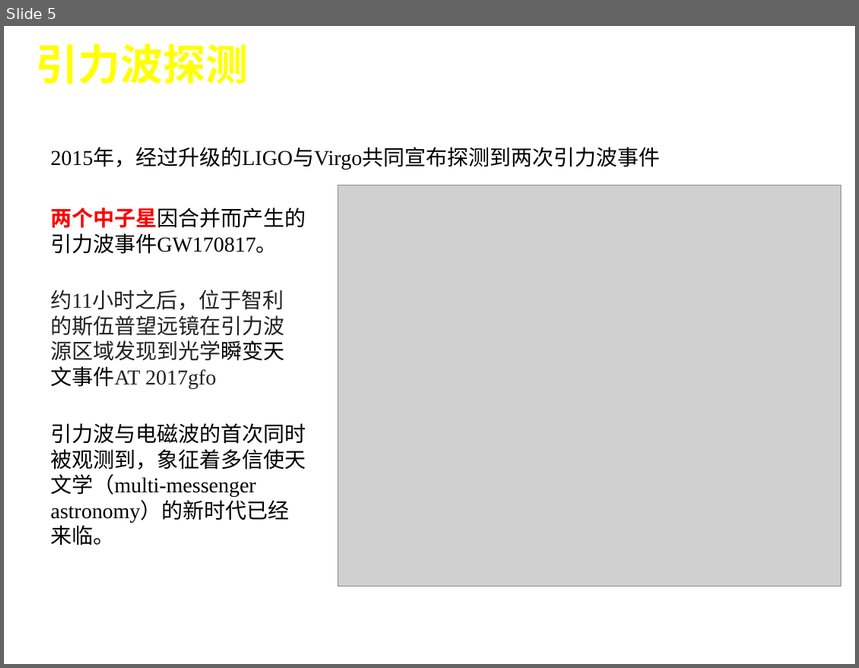
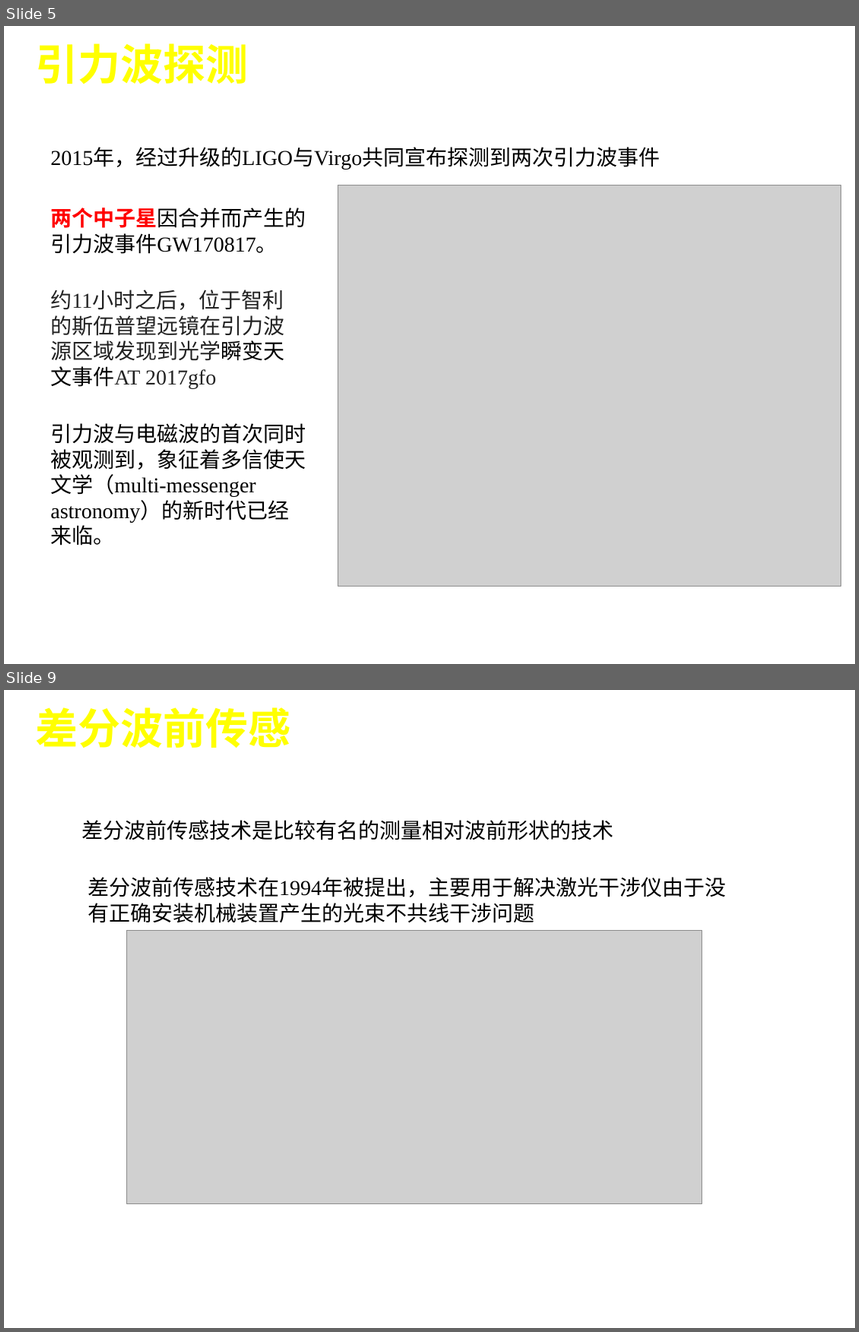
Before and after one commit to cateliu/Test, a slide deck: 第二学年/Report/开题报告/Reference.pptx. Shown one above the other, each under a label of ours: slide 5 before the commit, slides 5 and 9 after it; the slides between them are not shown. The pictures are 859x668 and 859x1332 pixels, drawn with LibreOffice and Linux fonts; fonts in the diff are those of the drawing; grey boxes stand for pictures; background and template pictures are left out. Boxes give left, top, right and bottom in pixels: in the first picture for what was removed or moved away, otherwise in the second. Text is boxed around its words. In the diff, an @@ line names an element or a change of style, - is before the commit and + after.

```diff
--- a/第二学年/Report/开题报告/Reference.pptx
+++ b/第二学年/Report/开题报告/Reference.pptx
@@ slide 9 added at [4, 690, 855, 1328], background #FFFFFF @@
@@ title added at [36, 707, 291, 748], 36 pt, text #FFFF00, bold @@
+差分波前传感
@@ text added at [82, 820, 614, 840], 18 pt, text #000000 @@
+差分波前传感技术是比较有名的测量相对波前形状的技术
@@ text added at [88, 877, 726, 923], 18 pt, text #000000 @@
+差分波前传感技术在1994年被提出，主要用于解决激光干涉仪由于没有正确安装机械装置产生的光束不共线干涉问题
@@ picture added at [126, 931, 702, 1204] @@
```
Also in this commit, not shown: 3 slides changed, 10 other slides added, 1 slide removed, 7 other files.
